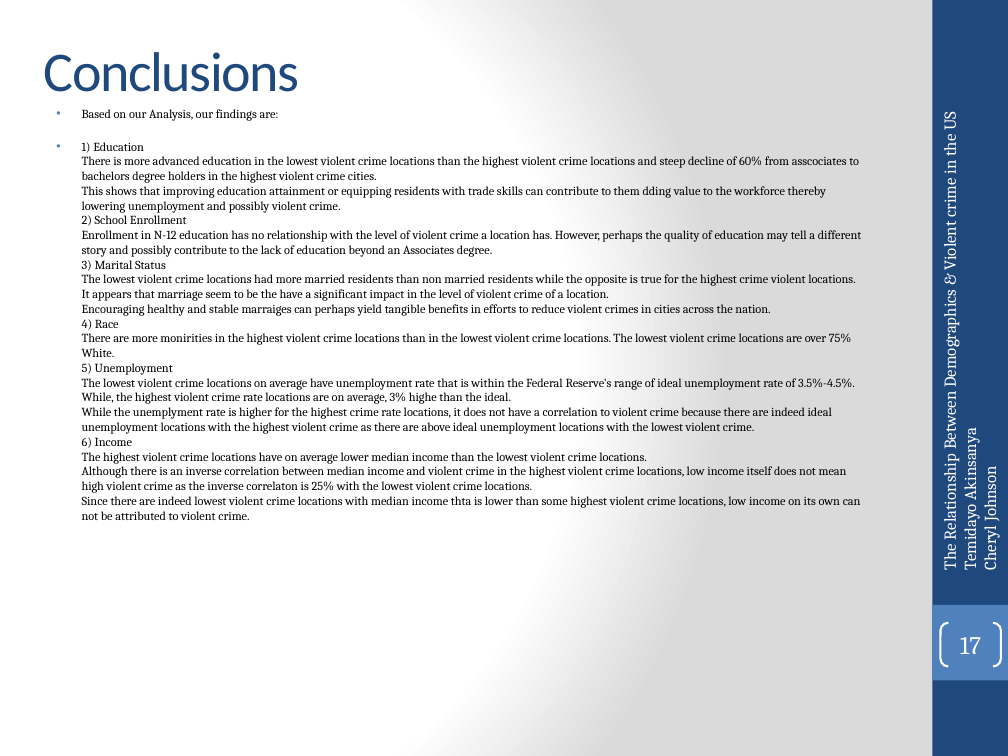
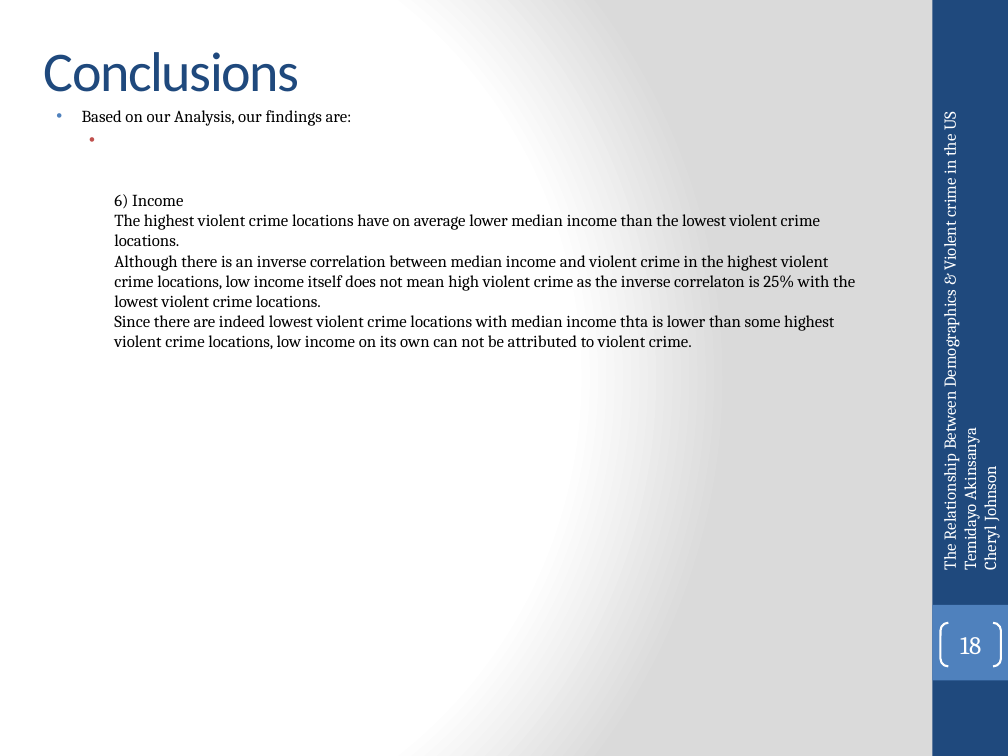
Before and after one commit to temidayo1234/National_ViolentCrime_Analysis, a slide deck: slide 18 of Data Analytics Bootcamp Project 1.pptx (slide 17 before the commit). Drawn at 1008x756 pixels with LibreOffice and Linux fonts; fonts in the diff are those of the drawing. Boxes give left, top, right and bottom in pixels: in the first picture for what was removed or moved away, otherwise in the second. Text is boxed around its words. In the diff, an @@ line names an element or a change of style, - is before the commit and + after.

```diff
--- a/Data Analytics Bootcamp Project 1.pptx
+++ b/Data Analytics Bootcamp Project 1.pptx
@@ text at (x1=82, y1=110, x2=352, y2=126): size 8.8 to 12 pt in "Based on our Analysis, our findings are:" @@
@@ text at (x1=114, y1=194, x2=855, y2=349): text changed; size 8.8 to 12 pt @@
-• 1) Education
-  There is more advanced education in the lowest violent crime locations than the highest violent crime locations and steep decline of 60% from asscociates to bachelors degree holders in the highest violent crime cities.
-  This shows that improving education attainment or equipping residents with trade skills can contribute to them dding value to the workforce thereby lowering unemployment and possibly violent crime.
-  2) School Enrollment
-  Enrollment in N-12 education has no relationship with the level of violent crime a location has. However, perhaps the quality of education may tell a different story and possibly contribute to the lack of education beyond an Associates degree.
-  3) Marital Status
-  The lowest violent crime locations had more married residents than non married residents while the opposite is true for the highest crime violent locations. It appears that marriage seem to be the have a significant impact in the level of violent crime of a location.
-  Encouraging healthy and stable marraiges can perhaps yield tangible benefits in efforts to reduce violent crimes in cities across the nation.
-  4) Race
-  There are more monirities in the highest violent crime locations than in the lowest violent crime locations. The lowest violent crime locations are over 75% White.
-  5) Unemployment
-  The lowest violent crime locations on average have unemployment rate that is within the Federal Reserve's range of ideal unemployment rate of 3.5%-4.5%. While, the highest violent crime rate locations are on average, 3% highe than the ideal.
-  While the unemplyment rate is higher for the highest crime rate locations, it does not have a correlation to violent crime because there are indeed ideal unemployment locations with the highest violent crime as there are above ideal unemployment locations with the lowest violent crime.
-  6) Income
-  The highest violent crime locations have on average lower median income than the lowest violent crime locations.
-  Although there is an inverse correlation between median income and violent crime in the highest violent crime locations, low income itself does not mean high violent crime as the inverse correlaton is 25% with the lowest violent crime locations.
-  Since there are indeed lowest violent crime locations with median income thta is lower than some highest violent crime locations, low income on its own can not be attributed to violent crime.
+  • 6) Income
+    The highest violent crime locations have on average lower median income than the lowest violent crime locations.
+    Although there is an inverse correlation between median income and violent crime in the highest violent crime locations, low income itself does not mean high violent crime as the inverse correlaton is 25% with the lowest violent crime locations.
+    Since there are indeed lowest violent crime locations with median income thta is lower than some highest violent crime locations, low income on its own can not be attributed to violent crime.
@@ page number at (x1=960, y1=637, x2=981, y2=654): text changed @@
-17
+18
```
Also in this commit, not shown: 2 other slides changed, 4 slides added.
